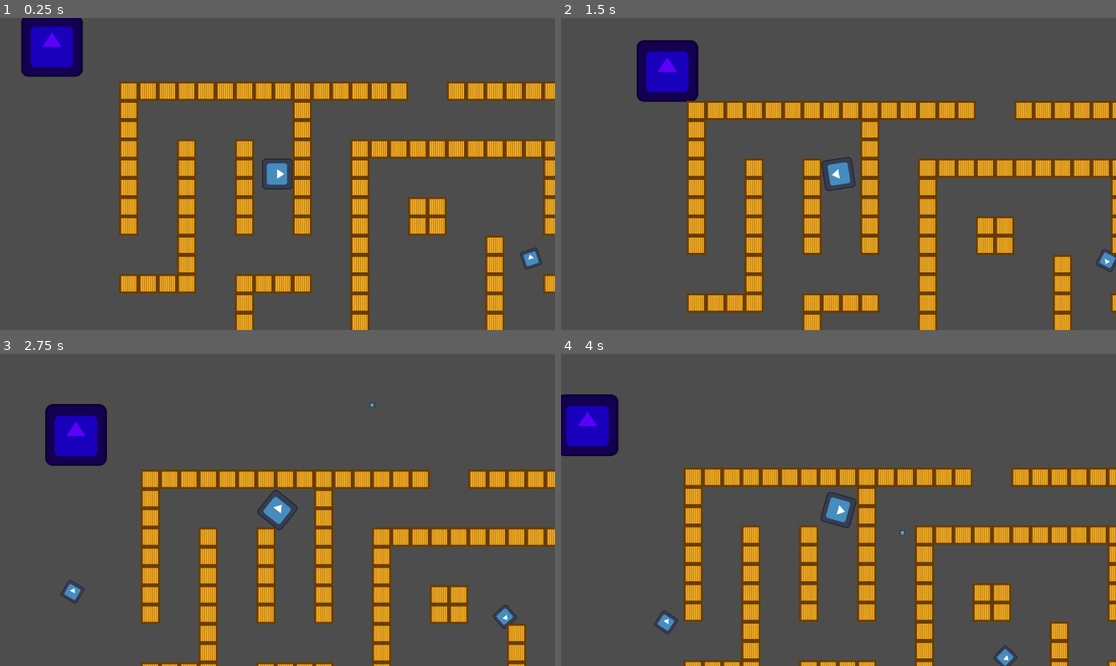
Above: before the commit, frames 1-4 (two rows, left to right).
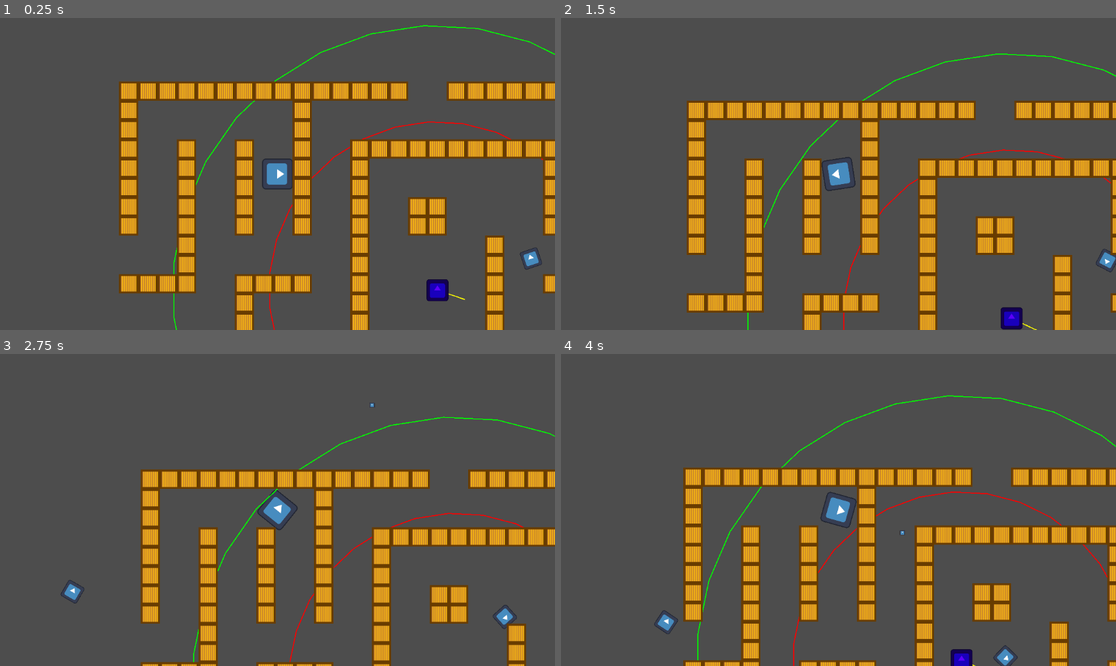
Above: after the commit, the same moments.

Repository: exiayyg/test
Game: Godot game, scene res://Scenes/Levels/test_level.tscn
Two runs of this game, one before a commit and one after it. Both use one fixed random seed, a clock stepped at 60 frames per second and the inputs below. The engine's default icon, where the game draws it, is replaced by a stand-in: a white triangle on a blue panel in a dark square.
Inputs (mouse positions are in pixels of both pictures, inside the frame that each line leads up to):
- Up to frame 1 (0.25 s): no input
- Up to frame 2 (1.5 s): move the mouse to (960, 158) at 0.52 s; press the mouse at (960, 158) at 0.53 s; hold D (Right) 0.53-1.28 s; move the mouse to (727, 189) at 1.27 s; release the mouse at (727, 189) at 1.28 s; hold S (Down) from 1.28 s (still down); click (727, 189) at 1.35 s
- Up to frame 3 (2.75 s): move the mouse to (333, 441) at 2.02 s; release S (Down) at 2.03 s; press the mouse at (333, 441) at 2.03 s; hold D (Right) from 2.03 s (still down)
- Up to frame 4 (4 s): move the mouse to (810, 572) at 2.77 s; release D (Right) at 2.78 s; release the mouse at (810, 572) at 2.78 s; hold W (Up) 2.78-3.53 s; click (810, 572) at 2.85 s; move the mouse to (1005, 556) at 3.52 s; press the mouse at (1005, 556) at 3.53 s; hold A (Left) from 3.53 s (still down)

The runs differ from the first frame. In frame 1, 3.0% of the frame differs, in the area x 3-100%, y 0-100%; in frame 2, 3.0%; in frame 3, 2.7%; in frame 4, 2.9%.

Commit message:
优化特殊敌人移动逻辑

Diff:
--- a/Scenes/Levels/test_level.tscn
+++ b/Scenes/Levels/test_level.tscn
@@ -14,8 +14,8 @@
 
 [sub_resource type="TileSet" id="TileSet_x4x4f"]
 tile_size = Vector2i(40, 40)
-physics_layer_0/collision_layer = 16
-physics_layer_0/collision_mask = 6
+physics_layer_0/collision_layer = 17
+physics_layer_0/collision_mask = 0
 sources/0 = SubResource("TileSetAtlasSource_k8g1k")
 
 [sub_resource type="NavigationPolygon" id="NavigationPolygon_npfmg"]
@@ -43,6 +43,7 @@
 autostart = true
 
 [node name="Special_Enemy" parent="." instance=ExtResource("4_db73o")]
+position = Vector2(802, 507)
 
 [node name="Tilemap" type="Node2D" parent="."]
 
--- a/Scenes/characters/Enemies/Special_enemy.tscn
+++ b/Scenes/characters/Enemies/Special_enemy.tscn
@@ -10,11 +10,12 @@
 metadata/_custom_type_script = "uid://cy7h0kg8fknu6"
 
 [node name="CollisionShape2D" type="CollisionShape2D" parent="."]
-scale = Vector2(2.675, 2.675)
+scale = Vector2(1.22, 1.22)
 shape = SubResource("CircleShape2D_o47tw")
 
 [node name="Sprite2D" type="Sprite2D" parent="."]
 modulate = Color(0.36077514, 0.0006925053, 0.9843983, 1)
+scale = Vector2(0.355, 0.355)
 texture = ExtResource("2_6sp5y")
 
 [node name="NavigationAgent2D" type="NavigationAgent2D" parent="."]
--- a/Scenes/characters/Enemies/normal_enemy.tscn
+++ b/Scenes/characters/Enemies/normal_enemy.tscn
@@ -14,7 +14,7 @@
 script = ExtResource("1_br4l2")
 
 [node name="CollisionShape2D" type="CollisionShape2D" parent="."]
-scale = Vector2(0.3, 0.3)
+scale = Vector2(0.5, 0.5)
 shape = SubResource("RectangleShape2D_vg13p")
 
 [node name="Sprite2D" type="Sprite2D" parent="."]
--- a/Scripts/Characters/Enemies/special_enemy.gd
+++ b/Scripts/Characters/Enemies/special_enemy.gd
@@ -8,21 +8,26 @@
 # 4. 当敌人在圆环内（min ≤ 距离 ≤ max）时，会进行智能随机徘徊
 #    徘徊时会尝试避开障碍物，并有倾向性地保持在安全距离附近
 # =============================================
-@export var keep_away_from_player_max: float = 550.0 # 安全圆环的最大半径（外径），超出此距离将触发追击
-@export var keep_away_from_player_min: float = 350.0 # 安全圆环的最小半径（内径），小于此距离将触发逃跑
-@export var wander_speed: float = 80.0               # 徘徊状态下的移动速度（通常低于追击/逃跑速度）
-@export var wander_direction_change_time: float = 1.2# 徘徊时，方向改变的基本时间间隔（秒）
-@export var obstacle_check_ray_length: float = 20.0  # 用于检测前方障碍物的射线长度
-#@export var ray_angle_range:float = 45.0
-@export var boundary_avoidance_strength: float = 0.6 # 边界回避强度 (0.0-1.0)。值越高，徘徊时越倾向于朝“安全环中心”调整方向，防止越界抖动。
-#@export var prediction_distance: float = 80.0
+@export var keep_away_from_player_max: float = 550.0  # 安全圆环的最大半径（外径），超出此距离将触发追击
+@export var keep_away_from_player_min: float = 350.0  # 安全圆环的最小半径（内径），小于此距离将触发逃跑
+@export var wander_speed: float = 80.0                # 徘徊状态下的移动速度（通常低于追击/逃跑速度）
+@export var wander_direction_change_time: float = 1.2 # 徘徊时，方向改变的基本时间间隔（秒）
+@export var obstacle_check_ray_length: float = 60.0   # 用于检测前方障碍物的射线长度
+@export var boundary_avoidance_strength: float = 0.6  # 边界回避强度 (0.0-1.0)。值越高，徘徊时越倾向于朝“安全环中心”调整方向，防止越界抖动。
+
+# 新增：避障探测的参数
+@export var avoidance_angle_step: float = 30.0 # 每次尝试偏转的角度
+@export var max_avoidance_attempts: int = 5    # 向左/向右最多尝试几次
 
 var distance_to_player: Vector2
 var current_wander_direction: Vector2 = Vector2.ZERO
 var wander_timer: float = 0.0
+var debug_current_direction: Vector2 = Vector2.ZERO # 用于Debug绘制
+
 @onready var game_state = get_node("/root/Global")
 
-
+func _process(delta):
+	queue_redraw()
 
 func _physics_process(delta: float) -> void:
 	SpecialEnemyMovement(delta)
@@ -32,14 +37,37 @@
 # 根据与玩家的距离，在三种状态间切换：追击、逃跑、徘徊
 # =============================================
 func SpecialEnemyMovement(delta: float) -> void:
-	direction = (Global.player_position - global_position).normalized()
 	distance_to_player = Global.player_position - global_position
-	if distance_to_player.length() > keep_away_from_player_max:
-		velocity = speed * direction
-	elif distance_to_player.length() < keep_away_from_player_min:
-		velocity = speed * -direction
+	var dist_len = distance_to_player.length()
+
+	var desired_velocity = Vector2.ZERO
+	var current_speed = speed # 默认追击/逃跑速度
+
+	if dist_len > keep_away_from_player_max:
+		# --- 状态1: 追击 (在圈外) ---
+		# 理想方向：指向玩家
+		var ideal_dir = distance_to_player.normalized()
+		# 获取避障后的实际方向
+		var safe_dir = get_obstacle_safe_direction(ideal_dir)
+		desired_velocity = safe_dir * speed
+
+	elif dist_len < keep_away_from_player_min:
+		# --- 状态2: 逃跑 (在圈内) ---
+		# 理想方向：背离玩家
+		var ideal_dir = -distance_to_player.normalized()
+		# 获取避障后的实际方向
+		var safe_dir = get_obstacle_safe_direction(ideal_dir)
+		desired_velocity = safe_dir * speed
+
 	else:
+		# --- 状态3: 徘徊 (在安全环内) ---
 		Wander(delta)
+		move_and_slide()
+		return
+
+	# 应用移动 (追击和逃跑状态)
+	velocity = desired_velocity
+	debug_current_direction = velocity.normalized() # 记录用于绘图
 	move_and_slide()
 
 # =============================================
@@ -49,60 +77,103 @@
 func Wander(delta: float) -> void:
 	wander_timer -= delta
 
-	if wander_timer <= 0 or IsPathBlocked():
+	# 如果计时结束 或 当前方向撞墙，更换方向
+	if wander_timer <= 0 or check_direction_blocked(current_wander_direction):
 		var new_direction: Vector2
-		#var base_direction = Vector2(cos(randf_range(0, TAU)), sin(randf_range(0, TAU)))
-		#var safe_direction = MakeDirectionSafe(base_direction)
-		#var random_angle = randf_range(0, TAU)
 
-		if IsPathBlocked():
+		if check_direction_blocked(current_wander_direction):
+			# 撞墙回避逻辑：基于当前角度大幅度转向
 			var current_angle = current_wander_direction.angle()
 			var turn_direction = 1.0 if randf() > 0.5 else -1.0
-			var avoid_angle = current_angle + turn_direction * deg_to_rad(randf_range(60,120))
+			# 转向 90~150 度，避免擦墙走
+			var avoid_angle = current_angle + turn_direction * deg_to_rad(randf_range(90, 150))
 			new_direction = Vector2(cos(avoid_angle), sin(avoid_angle))
+			wander_timer = 0.5 # 撞墙后快速重置计时
 		else:
+			# 自然随机逻辑
 			new_direction = Vector2(cos(randf_range(0, TAU)), sin(randf_range(0, TAU)))
+			wander_timer = wander_direction_change_time * randf_range(0.8, 1.2)
+
+		# 应用“安全回归”偏置
 		current_wander_direction = MakeDirectionSafe(new_direction).normalized()
-		#current_wander_direction = Vector2(cos(random_angle), sin(random_angle)).normalized()
-		wander_timer = wander_direction_change_time * randf_range(0.8, 1.2)
 
 	velocity = current_wander_direction * wander_speed
+	debug_current_direction = current_wander_direction # 记录用于绘图
 
 # =============================================
-# 路径阻挡检测函数
-# 使用射线检测（RayCast）判断当前移动方向前方是否有障碍物
+# 通用智能避障方向获取器
+# 输入：想要去的方向
+# 输出：避开了障碍物的最佳方向
 # =============================================
-func IsPathBlocked() -> bool:
+func get_obstacle_safe_direction(target_dir: Vector2) -> Vector2:
+	# 1. 如果直连方向没有阻挡，直接走
+	if not check_direction_blocked(target_dir):
+		return target_dir
+
+	# 2. 如果被阻挡，开始向左/向右探测
+	# 尝试角度：30, -30, 60, -60, 90, -90 ...
+	for i in range(1, max_avoidance_attempts + 1):
+		var angle_offset = deg_to_rad(avoidance_angle_step * i)
+
+		# 尝试向正向偏转
+		var check_dir_pos = target_dir.rotated(angle_offset)
+		if not check_direction_blocked(check_dir_pos):
+			return check_dir_pos
+
+		# 尝试向负向偏转
+		var check_dir_neg = target_dir.rotated(-angle_offset)
+		if not check_direction_blocked(check_dir_neg):
+			return check_dir_neg
+
+	# 3. 如果所有尝试都失败（例如掉进了死胡同），保持原方向尝试滑行=
+	return target_dir
+
+# =============================================
+# 射线检测底层函数
+# =============================================
+func check_direction_blocked(dir: Vector2) -> bool:
 	var space_state = get_world_2d().direct_space_state
 	var query = PhysicsRayQueryParameters2D.create(
 		global_position,
-		global_position + current_wander_direction * obstacle_check_ray_length
+		global_position + dir * obstacle_check_ray_length
 	)
 
-	query.exclude = [self]
+	query.exclude = [self.get_rid()]
+	query.collision_mask = 16
+
 	var result = space_state.intersect_ray(query)
-	return result.has("collider")
+	return not result.is_empty()
 
 # =============================================
-# 方向安全化函数 (防止在安全区边界频繁抖动)
-# 核心思想：将输入方向向量，朝着“理想安全点”的方向进行一定程度的偏转。
+# 方向安全化函数
+# 将输入方向向量，朝着“理想安全点”的方向进行一定程度的偏转。
 # “理想安全点”：位于玩家身后，与玩家保持理想安全距离的一个虚拟点。
 # 这样，当敌人过于靠近或远离玩家时，其随机移动会有“回归”安全区域的趋势。
 # =============================================
 func MakeDirectionSafe(input_direction: Vector2) -> Vector2:
 	var safe_center_distance = (keep_away_from_player_min + keep_away_from_player_max) / 2.0
 	var to_player = Global.player_position - global_position
-	var player_dist = to_player.length()
 	var desired_offset_vector = to_player.normalized() * safe_center_distance
 	var safe_target_point = Global.player_position - desired_offset_vector
 	var direction_to_safe_center = (safe_target_point - global_position).normalized()
-	var biased_direction = input_direction.lerp(direction_to_safe_center, boundary_avoidance_strength).normalized()
-
-	return biased_direction
-
+	return input_direction.lerp(direction_to_safe_center, boundary_avoidance_strength).normalized()
 
 func _ready():
 	game_state.register_special_enemy()
 
 func _exit_tree():
 	game_state.unregister_special_enemy()
+
+
+func _draw():
+	# 安全圆环
+	draw_arc(Vector2.ZERO, keep_away_from_player_min, 0, TAU, 32, Color.RED, 2.0)
+	draw_arc(Vector2.ZERO, keep_away_from_player_max, 0, TAU, 32, Color.GREEN, 2.0)
+
+	# 避障射线可视化
+	if debug_current_direction != Vector2.ZERO:
+		# 画出当前实际移动意图
+		draw_line(Vector2.ZERO, debug_current_direction * obstacle_check_ray_length, Color.YELLOW, 2.0)
+
+		if check_direction_blocked(debug_current_direction):
+			draw_circle(debug_current_direction * obstacle_check_ray_length, 5.0, Color.MAGENTA)
